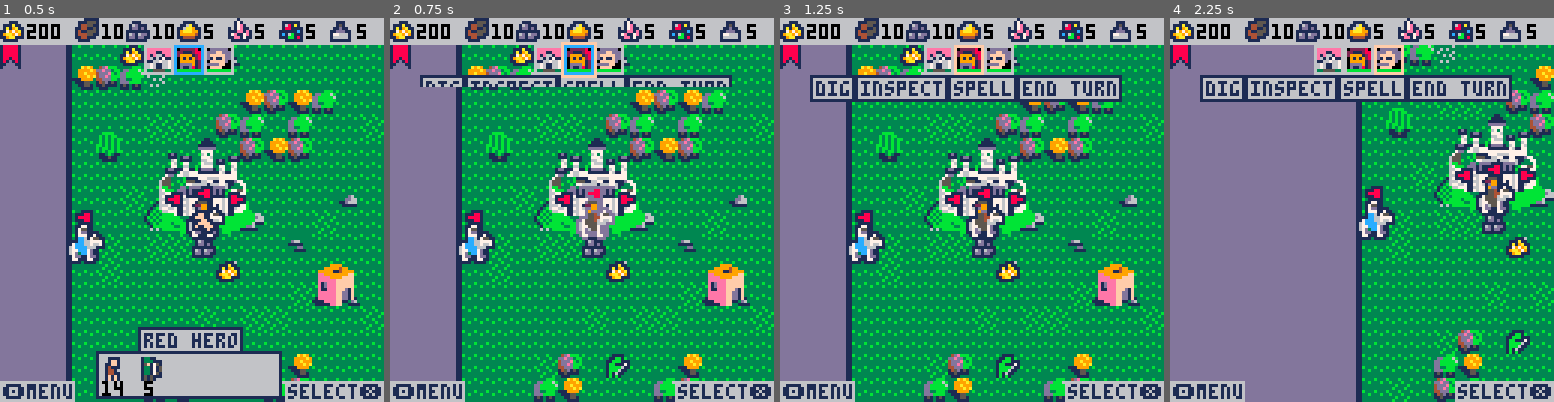
Above: before the commit, frames 1-4 (left to right).
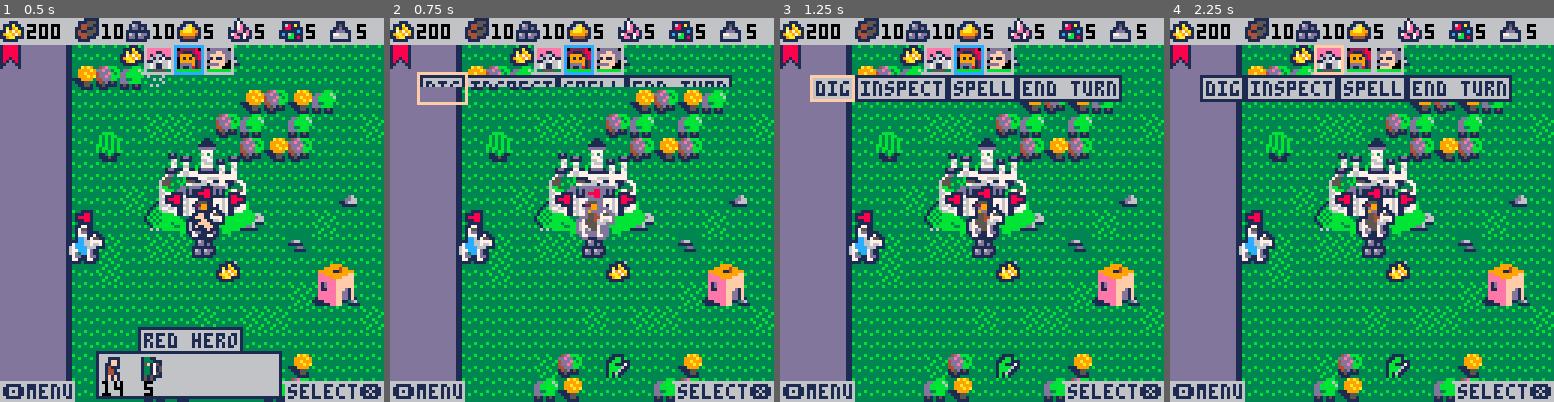
Above: after the commit, the same moments.

Repository: pvan/pico8
Game: PICO-8 cartridge heroes.p8
Same seed, same stepped clock (60 frames per second), same inputs: the game is played once before the commit and once after it.
Inputs:
- Up to frame 1 (0.5 s): tap X (X key) at 0.33 s
- Up to frame 2 (0.75 s): tap O (Z key) at 0.7 s
- Up to frame 3 (1.25 s): tap X (X key) at 1.07 s
- Up to frame 4 (2.25 s): hold Right 1.6-2.1 s; tap O (Z key) at 1.7, 2.1 s; tap X (X key) at 1.85 s; hold Up from 2.15 s (still down)

Frame 1 is identical in both runs. In frame 2, 0.6% of the frame differs, in the area x 7-54%, y 6-23%; in frame 3, 0.5%; in frame 4, 42%, in the area x 17-100%, y 7-100%.

Commit message:
heroes: try different hud menu vars
but more tokens so going to keep trying

Diff:
--- a/heroes.p8
+++ b/heroes.p8
@@ -14,6 +14,8 @@
 --fog of war
 --main menu/level select
 --hero experience
+--battle debris / scenery
+--search for todo keyword
 
 
 --token saving:
@@ -103,6 +105,9 @@
 function _init()
 -- music(0)
 
+ --todo: do these need to be pts? hmm
+ topc=pt(1,1)
+ botc=pt(1,1)
 
 -- --quick test area
 -- a=pt(1,1)
@@ -487,7 +492,7 @@
   hud_menu_open=not hud_menu_open
   if hud_menu_open then
    sfx(63)
-   hcur=pt(selport,1)
+--   hcur=pt(selport,1)
   else
    sfx(61)
   end
@@ -1792,7 +1797,9 @@
  cur_spr=cur_sprs[style]
 end
 
-
+function move_cursor2(p,maxx)
+ move_cursor(p,1,maxx,1,1)
+end
 function move_cursor(
  p, minx,maxx, miny,maxy)
 
@@ -2992,19 +2999,46 @@
 
 function update_hud_menu_cursor()
 
- move_cursor(hcur,
-  1,99,--max(#ports,#buttons),--limited below
-  1,2)
-
- if hcur.y==1 then
-  hcur.x=min(hcur.x,#ports)
-  select(ports[hcur.x])
+ --7935
+ --asdf
+
+-- curinfo={topc, botc}
+-- limitinfo={ports, buttons}
+--
+-- hcur=curinfo[rowrow]
+-- limit=limitinfo[rowrow]
+
+ if toptop then
+  move_cursor2(topc,#ports)
+  hcur_x=topc.x
+--  bcur=topc
  else
-  hcur.x=min(hcur.x,#buttons)
+  move_cursor2(botc,#buttons)
+  hcur_x=botc.x
+--  bcur=botc
+ end
+
+ if (btnp(⬇️)) toptop=false
+ if (btnp(⬆️)) toptop=true
+
+ --todo: make min default 1?
+
+-- move_cursor(hcur,
+--  1,99,--max(#ports,#buttons),--limited below
+--  1,2)
+
+-- if hcur.y==1 then
+--  hcur.x=min(hcur.x,#ports)
+--  select(ports[hcur.x])
+-- else
+--  hcur.x=min(hcur.x,#buttons)
+ if toptop then
+  select(ports[hcur_x])
+ else
   if btnp(❎) then
 
    --end turn
-   if hcur.x==4 then
+   if hcur_x==4 then
     sfx(59)
     local askturn=false
     for h in all(cp.heroes) do
@@ -3029,12 +3063,12 @@
    end
 
    --dig, inspect, etc
-   if hcur.x==3 then
+   if hcur_x==3 then
 
    end
 
    --inspect
-   if hcur.x==2 then
+   if hcur_x==2 then
 
    end
 
@@ -3137,8 +3171,8 @@
  --flashing selection box
  --(only draw when menu open)
  if hud_menu_open then
-	 local i=hcur.x
-	 if hcur.y==1 then
+	 local i=hcur_x --tokens
+	 if toptop then
 	  local w=#ports*10
 	  local x,y=53-w/2+10*i,9
 	  flashingbox(x,y,10,10)
